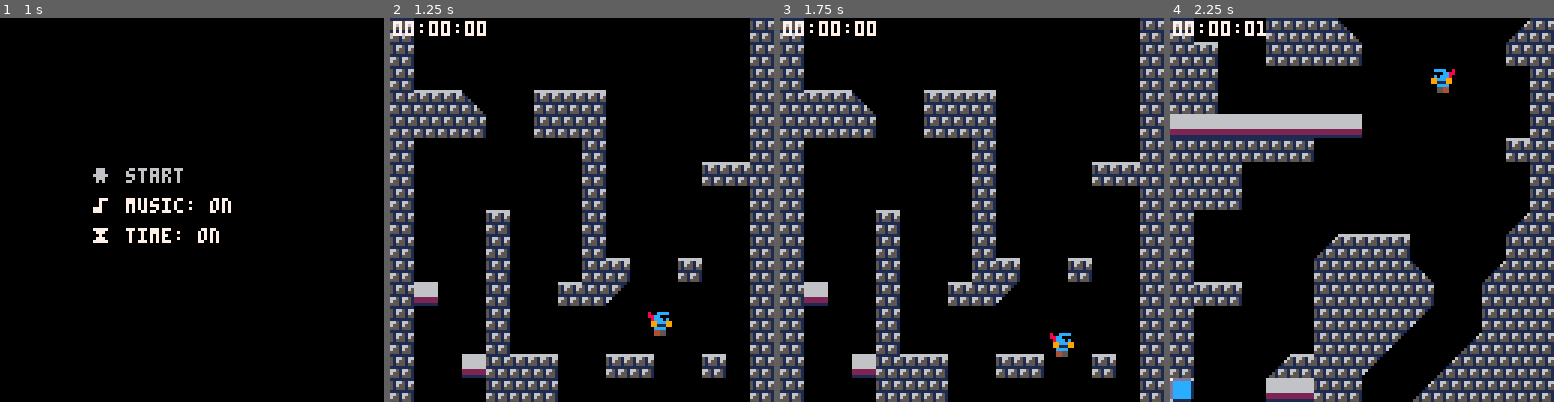
Above: before the commit, frames 1-4 (left to right).
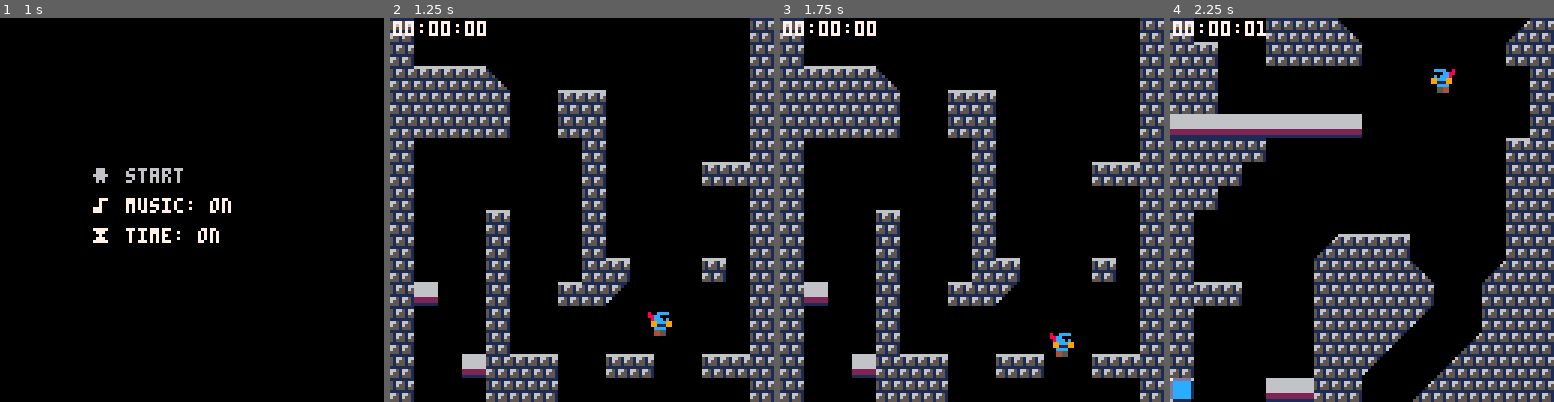
Above: after the commit, the same moments.

Repository: xdinterface/jump-king-demake
Game: PICO-8 cartridge jkd.p8
Two runs of this game, one before a commit and one after it. Both use one fixed random seed, a clock stepped at 60 frames per second and the inputs below.
Inputs:
- Up to frame 1 (1 s): tap X (X key) at 0.33 s
- Up to frame 2 (1.25 s): tap X (X key) at 1.07 s
- Up to frame 3 (1.75 s): hold Right from 1.6 s (still down)
- Up to frame 4 (2.25 s): tap X (X key) at 1.85 s; release Right at 2.1 s; hold Up from 2.15 s (still down)

Frame 1 is identical in both runs. In frame 2, 4.4% of the frame differs, in the area x 6-94%, y 12-94%; in frame 3, 4.4%; in frame 4, 2.7%.

Commit message:
level changes

Diff:
--- a/jkd.p8
+++ b/jkd.p8
@@ -285,70 +285,70 @@
 __map__
 4c00000000000000000000000000004d580000000000000000000000000000580a00000000000000000000000000000a0a00000000000000000000000000000a0a00000000000000000000000000000a0a0000000000000000000000000000000000000000000000000000000000000000000000000000000000000000000000
 4b00000000000051520000515200004e580000000000000000000000000000580a0000000000000a0a00000a0000000a0a00000000000000000000000000000a0a00000000000000000000000000000a0a0000000000000000000000000000000000000000000000000000000000000000000000000000000000000000000000
-4c00000000000053540000535400004d580000000000000000000000000000580a000000000000000a00000a000a000a0a00000000000000000000000000000a0a00000000000000000000000000000a0a0000000000000000000000000000000000000000000000000000000000000000000000000000000000000000000000
-4b00000e00000000000000000000004e5859595a0000595959000000000000580a0a0a0a00000000000000000000000a0a00000000000000000000000000000a0a00000000000000000000000000000a0a0000000000000000000000000000000000000000000000000000000000000000000000000000000000000000000000
-4b48494a00000000000000000000004d585858580000585858000000000000580a00000000000000000000000000000a0a00000000000000000000000000000a0a00000000000000000000000000000a0a0000000000000000000000000000000000000000000000000000000000000000000000000000000000000000000000
+4c00000000000053540000535400004d585959595a00000000000000000000580a000000000000000a00000a000a000a0a00000000000000000000000000000a0a00000000000000000000000000000a0a0000000000000000000000000000000000000000000000000000000000000000000000000000000000000000000000
+4b00000e00000000000000000000004e585858585800005959000000000000580a0a0a0a00000000000000000000000a0a00000000000000000000000000000a0a00000000000000000000000000000a0a0000000000000000000000000000000000000000000000000000000000000000000000000000000000000000000000
+4b48494a00000000000000000000004d585858585800005858000000000000580a00000000000000000000000000000a0a00000000000000000000000000000a0a00000000000000000000000000000a0a0000000000000000000000000000000000000000000000000000000000000000000000000000000000000000000000
 4b00000000000000000000000000004d580000000000000058000000000000580a00000000000000000000000000000a0a00000000000000000000000000000a0a00000000000000000000000000000a0a0000000000000000000000000000000000000000000000000000000000000000000000000000000000000000000000
 4c00000000000000000000000000004d580000000000000058000000005959586464630000007c00007d00000000000a0a00000000000000000000000000000a0a00000000000000000000000000000a0a0000000000000000000000000000000000000000000000000000000000000000000000000000000000000000000000
 4b00000000005150505200000000004d580000000000000058000000000000580a0a0a0000000a0a0a0a00000000000a0a00000000000000000000000000000a0a00000000000000000000000000000a0a0000000000000000000000000000000000000000000000000000000000000000000000000000000000000000000000
 4b00000000515647475400000000004e580000005900000058000000000000580a0a0a630000000000000000006264640a00000000000000000000000000000a0a00000000000000000000000000000a0a0000000000000000000000000000000000000000000000000000000000000000000000000000000000000000000000
 4b00005150564747475400000000004d580000005800000058000000000000580a0a0a0a6300000000000000000a0a0a0a00000000000000000000000000000a0a00000000000000000000000000000a0a0000000000000000000000000000000000000000000000000000000000000000000000000000000000000000000000
-4c00000000000000000000000050504d580000005800000058590000590000580a0a0a0a0a6300000000000a0a0a0a0a0a00000000000000000000000000000a0a00000000000000000000000000000a0a0000000000000000000000000000000000000000000000000000000000000000000000000000000000000000000000
+4c00000000000000000000000050504d580000005800000058590000005900580a0a0a0a0a6300000000000a0a0a0a0a0a00000000000000000000000000000a0a00000000000000000000000000000a0a0000000000000000000000000000000000000000000000000000000000000000000000000000000000000000000000
 4b00000000000000000000000000004d5857000058000059585c0000000000580a00000000000000000000000000000a0a00000000000000000000000000000a0a00000000000000000000000000000a0a0000000000000000000000000000000000000000000000000000000000000000000000000000000000000000000000
 4b00000000000000000000000000004d580000005800000000000000000000580a00000000000000000000000000000a0a00000000000000000000000000000a0a00000000000000000000000000000a0a0000000000000000000000000000000000000000000000000000000000000000000000000000000000000000000000
 4c00000000000000000000000000004e580000005800000000000000000000580a00000000000000000000000000000a0a00000a0a00000a0a00000a0a00000a0a00000000000000000000000000000a0a0000000000000000000000000000000000000000000000000000000000000000000000000000000000000000000000
-4b4a480000000000000050500000004d580000575859590000595900005900580a0a0a0a0a0a0000000000000000000a0a00000000000000000000000000000a0a00000000000000000000000000000a0a0000000000000000000000000000000000000000000000000000000000000000000000000000000000000000000000
+4b4a480000000000000050500000004d580000575859590000595900005959580a0a0a0a0a0a0000000000000000000a0a00000000000000000000000000000a0a00000000000000000000000000000a0a0000000000000000000000000000000000000000000000000000000000000000000000000000000000000000000000
 0a00000000000000000000000000004d580000005858580000000000000000580a00000000000000000000000000000a0a00000000000000000000000000000a0a00000000000000000000000000000a0a0000000000000000000000000000000000000000000000000000000000000000000000000000000000000000000000
 4b00000000000000000000000000004d580000005858585a0000000000005b580a00000000000000000000000000000a0a000000000a0a0a000000000000000a0a00000000000000000000000000000a0a0000000000000000000000000000000000000000000000000000000000000000000000000000000000000000000000
 4b00000000000000000000000000004d585900005858585800000000000058580a00000000000000000000000000000a0a00000000000000000000000000000a0a00000000000000000000000000000a0a0000000000000000000000000000000000000000000000000000000000000000000000000000000000000000000000
 4c000000004b4d0000004e0000004a4e5858000000000000000000000000005858000000000000005f5f00000000005e0a00000000000000000000000000000a0a00000000000000000000000000000a0a0000000000000000000000000000000000000000000000000000000000000000000000000000000000000000000000
 4b000000004b0000000000000000004d585800000000000000000000000000585800000000000000000000005f5f005e0a00000000000000000000000000000a0a00000000000000000000000000000a0a0000000000000000000000000000000000000000000000000000000000000000000000000000000000000000000000
 4c000000004b0000000000000000004d575757575757575700000000000000585800000000000000000000000000005e0a000a0a00000000000000000000000a0a00000000000000000000000000000a0a0000000000000000000000000000000000000000000000000000000000000000000000000000000000000000000000
-4b000000004b4e00000000000000004d58585858585800000000000000005958580000000000005f000000000000005e0a00000000000000000000000000000a0a00000000000000000000000000000a0a0000000000000000000000000000000000000000000000000000000000000000000000000000000000000000000000
-4b000000004c4d0000004e480000004e58585800000000000000000000000058580000000000005e000000000000005e0a00000000000000000000000000000a0a00000000000000000000000000000a0a0000000000000000000000000000000000000000000000000000000000000000000000000000000000000000000000
-4b000000004b000000004d000000004d58585800000000000000000000000058580000000000005e5f5f00006500005e0a0000000000000a0a0000000000000a0a00000000000000000000000000000a0a0000000000000000000000000000000000000000000000000000000000000000000000000000000000000000000000
-4b00000000000000004b4d0000004a4d58000000000000000000000000005b5858000000000000005e6b00000000005e0a00000000000000000000000000000a0a00000000000000000000000000000a0a0000000000000000000000000000000000000000000000000000000000000000000000000000000000000000000000
-4b00000000000000004b4d000000004d5800000000005b59595900000000585858000000000000005e0000000000005e0a0a0a0a00000000000000000000000a0a00000000000000000000000000000a0a0000000000000000000000000000000000000000000000000000000000000000000000000000000000000000000000
+4b000000004b4e00000000000000004d58585858000000000000000000005958580000000000005f000000000000005e0a00000000000000000000000000000a0a00000000000000000000000000000a0a0000000000000000000000000000000000000000000000000000000000000000000000000000000000000000000000
+4b000000004c4d0000004e480000004e58585800000000000000000000005858580000000000005e000000000000005e0a00000000000000000000000000000a0a00000000000000000000000000000a0a0000000000000000000000000000000000000000000000000000000000000000000000000000000000000000000000
+4b000000004b000000004d000000004d58580000000000000000000000005858580000000000005e5f5f00006500005e0a0000000000000a0a0000000000000a0a00000000000000000000000000000a0a0000000000000000000000000000000000000000000000000000000000000000000000000000000000000000000000
+4b00000000000000004b4d0000004a4d580000000000000000000000000058585800000000000000006b00000000005e0a00000000000000000000000000000a0a00000000000000000000000000000a0a0000000000000000000000000000000000000000000000000000000000000000000000000000000000000000000000
+4b00000000000000004b4d000000004d5800000000005b59595900000000585858005f5f00000000000000000000005e0a0a0a0a00000000000000000000000a0a00000000000000000000000000000a0a0000000000000000000000000000000000000000000000000000000000000000000000000000000000000000000000
 4c484900004a4848004c4d000000004e580000000000585858585a00005b585858000000000000000000000000005f5e0a00000000000000000000000a00000a0a00000000000000000000000000000a0a0000000000000000000000000000000000000000000000000000000000000000000000000000000000000000000000
 4b00000000000000000000000000004d585959000000585858585800005858585800000000000000000000000000005e0a000000000a0000000000000000000a0a00000000000000000000000000000a0a0000000000000000000000000000000000000000000000000000000000000000000000000000000000000000000000
 4c00000000000000000000000000004d580000000000585858585c000058585858000000000000005f0000000000005e0a0a0a0a0a0a0a00000000000000000a0a00000000000000000000000000000a0a0000000000000000000000000000000000000000000000000000000000000000000000000000000000000000000000
-4b00000000000000000000000000004d5800000000005858585c00005b58585858000000000000005e0000005f00005e0a00000000000a00000000000000000a0a00000000000000000000000000000a0a0000000000000000000000000000000000000000000000000000000000000000000000000000000000000000000000
-4b00000041420000000000000000004e580000005b5958585c00005b5858585858000000000000005e0000000000005e0a00000000000a000000000a0a00000a0a00000000000000000000000000000a0a0000000000000000000000000000000000000000000000000000000000000000000000000000000000000000000000
-0a00000043454042000000000000004d0a0000005757585800005b58585858585800000058000000000000000000005e0a00000000000a0000000a000000000a0a00000000000000000000000000000a0a0000000000000000000000000000000000000000000000000000000000000000000000000000000000000000000000
-…(37 lines of a section not shown)…
+4b00000000000000000000000000004d5800000000005858585c00005b58585858000000000000005e0000005f5f005e0a00000000000a00000000000000000a0a00000000000000000000000000000a0a0000000000000000000000000000000000000000000000000000000000000000000000000000000000000000000000
+4b00000041420000000000000000004e58000000000058585c00005b585858585800000000000000000000000000005e0a00000000000a000000000a0a00000a0a00000000000000000000000000000a0a0000000000000000000000000000000000000000000000000000000000000000000000000000000000000000000000
+0a00000043454042000000000000004d0a0000005757585800005b58585858585800000058580000000000000000005e0a00000000000a0000000a000000000a0a00000000000000000000000000000a0a0000000000000000000000000000000000000000000000000000000000000000000000000000000000000000000000
+…(37 lines of a section not shown)…
Not shown, changed: 19 lines of the sprite sheet (__gfx__) section of jkd.p8
